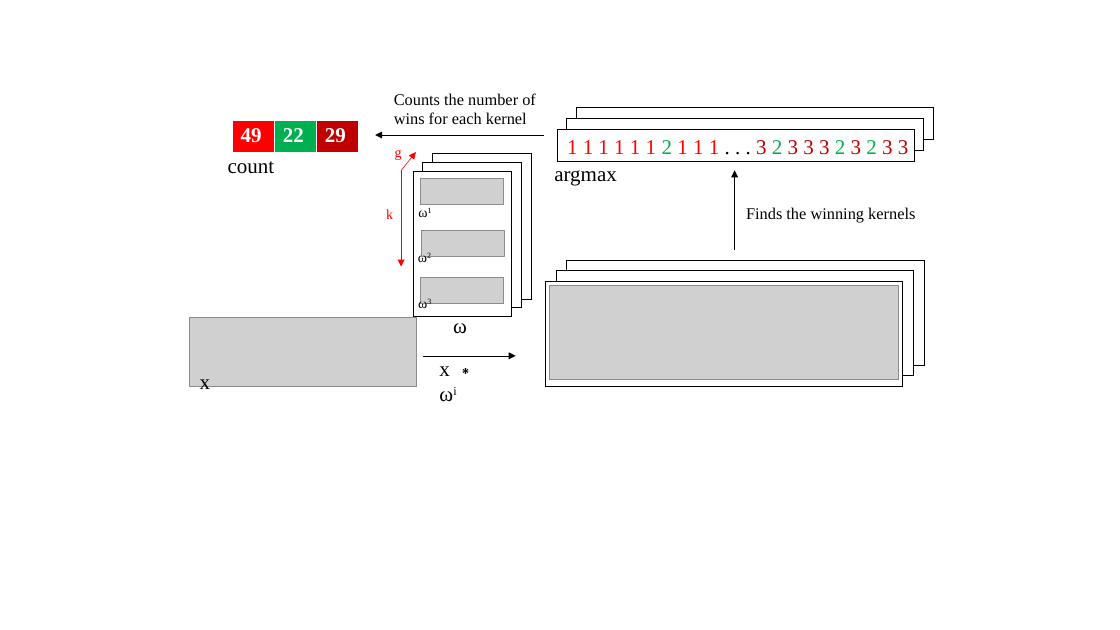
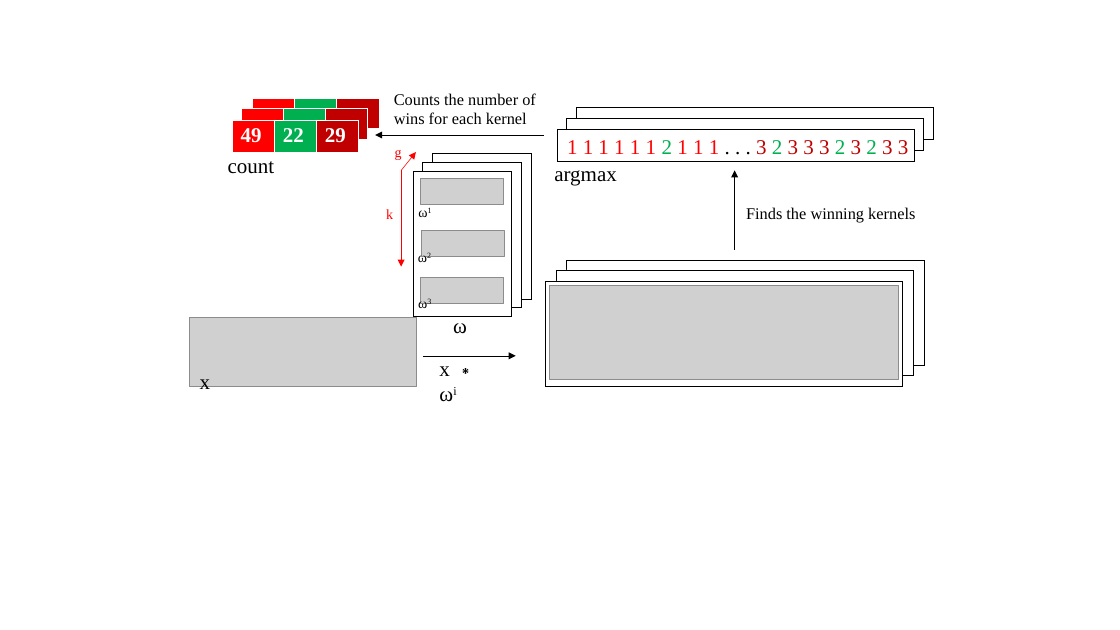
Before and after one commit to cyuab/time-series-classification-cleavage, a slide deck: slide 1 of figures/hydra_convolution.pptx. Drawn at 1120x630 pixels with LibreOffice and Linux fonts; fonts in the diff are those of the drawing; grey boxes stand for pictures. Boxes give left, top, right and bottom in pixels: in the first picture for what was removed or moved away, otherwise in the second. Text is boxed around its words. In the diff, an @@ line names an element or a change of style, - is before the commit and + after.

```diff
--- a/figures/hydra_convolution.pptx
+++ b/figures/hydra_convolution.pptx
@@ table added at [241, 109, 367, 143], 1 rows, 3 columns @@
+ |  | 
@@ table added at [253, 98, 379, 132], 1 rows, 3 columns @@
+ |  | 
```
Also in this commit, not shown: 1 other file.
